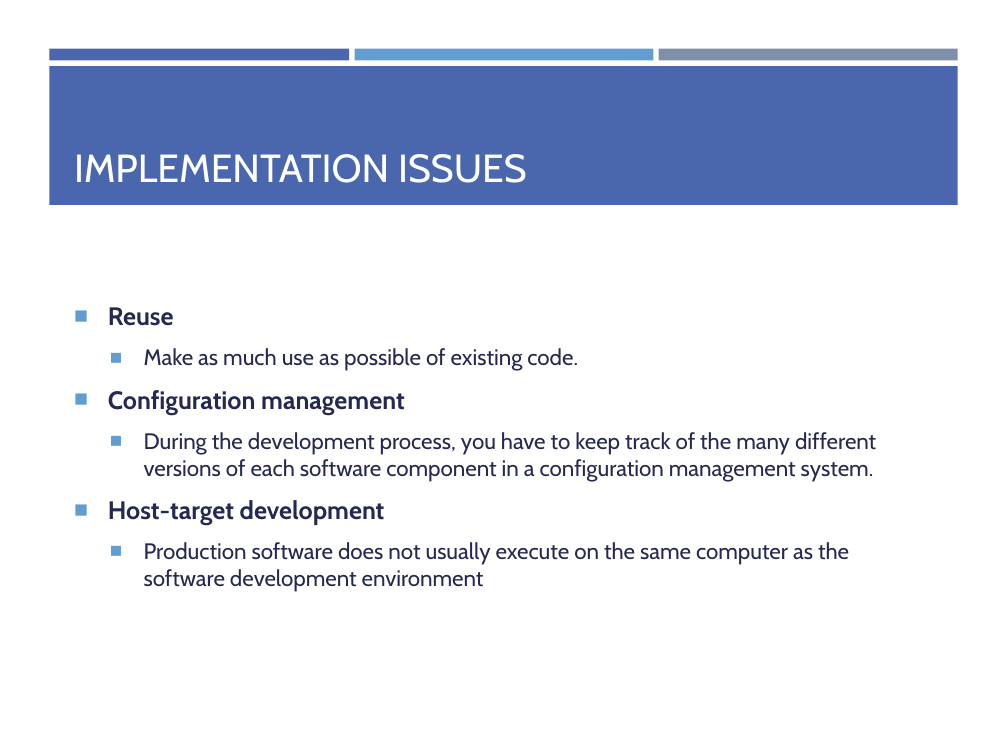
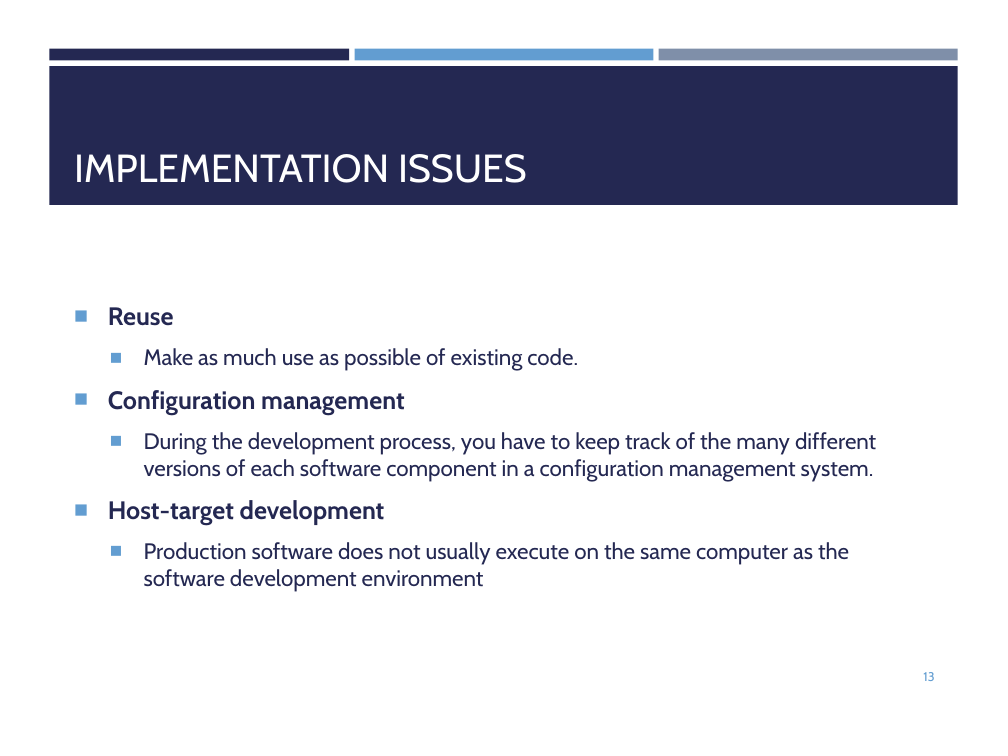
Before and after one commit to yazdipour/presentations, a slide deck: slide 13 of 2019Nov_Design_Implementation/Ch7.pptx (slide 18 before the commit). Drawn at 1008x756 pixels with LibreOffice and Linux fonts; fonts in the diff are those of the drawing. Boxes give left, top, right and bottom in pixels: in the first picture for what was removed or moved away, otherwise in the second. Text is boxed around its words. In the diff, an @@ line names an element or a change of style, - is before the commit and + after.

```diff
--- a/2019Nov_Design_Implementation/Ch7.pptx
+++ b/2019Nov_Design_Implementation/Ch7.pptx
@@ rectangle at [49, 48, 349, 60]: fill #4A66AC to #242852 @@
@@ rectangle at [49, 67, 958, 206]: fill #4A66AC to #242852 @@
@@ page number added at [923, 672, 934, 681], 9 pt, text #629DD1 @@
+13
```
Also in this commit, not shown: 18 other slides changed, 5 slides added, 5 slides removed, 3 other files.
